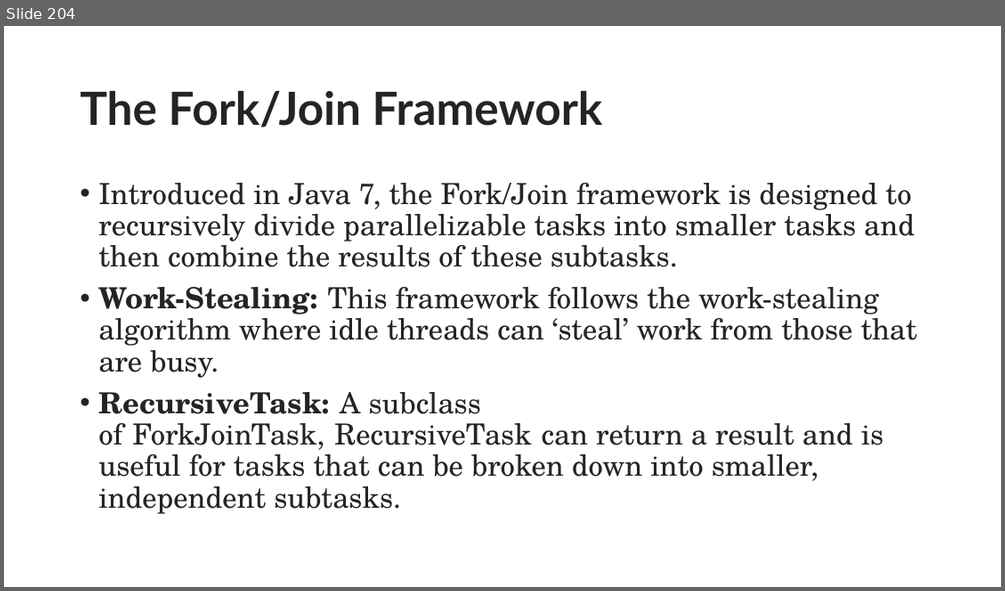
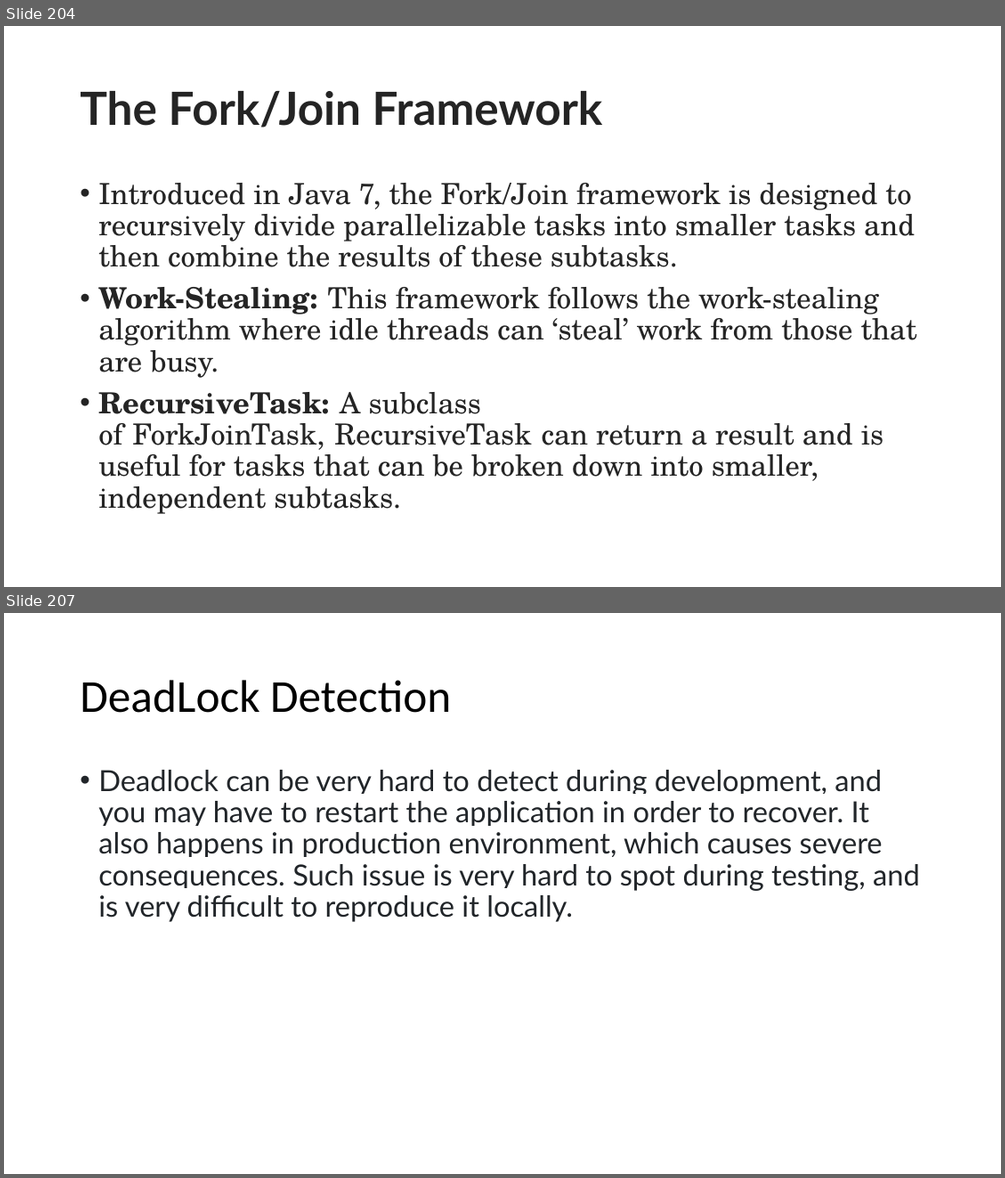
Before and after one commit to maddireddy/Core-Java, a slide deck: Notes/Core_Java.pptx. Shown one above the other, each under a label of ours: slide 204 before the commit, slides 204 and 207 after it; the slides between them are not shown. The pictures are 1005x591 and 1005x1178 pixels, drawn with LibreOffice and Linux fonts; fonts in the diff are those of the drawing. Boxes give left, top, right and bottom in pixels: in the first picture for what was removed or moved away, otherwise in the second. Text is boxed around its words. In the diff, an @@ line names an element or a change of style, - is before the commit and + after.

```diff
--- a/Notes/Core_Java.pptx
+++ b/Notes/Core_Java.pptx
@@ slide 207 added at (4, 613, 1001, 1174), background #FFFFFF @@
@@ title added at (80, 680, 451, 713), 44 pt, text #000000 @@
+DeadLock Detection
@@ text added at (98, 770, 920, 922), 28 pt, text #212529 @@
+• Deadlock can be very hard to detect during development, and you may have to restart the application in order to recover. It also happens in production environment, which causes severe consequences. Such issue is very hard to spot during testing, and is very difficult to reproduce it locally.
```
Also in this commit, not shown: 4 other slides added, 5 other files.
